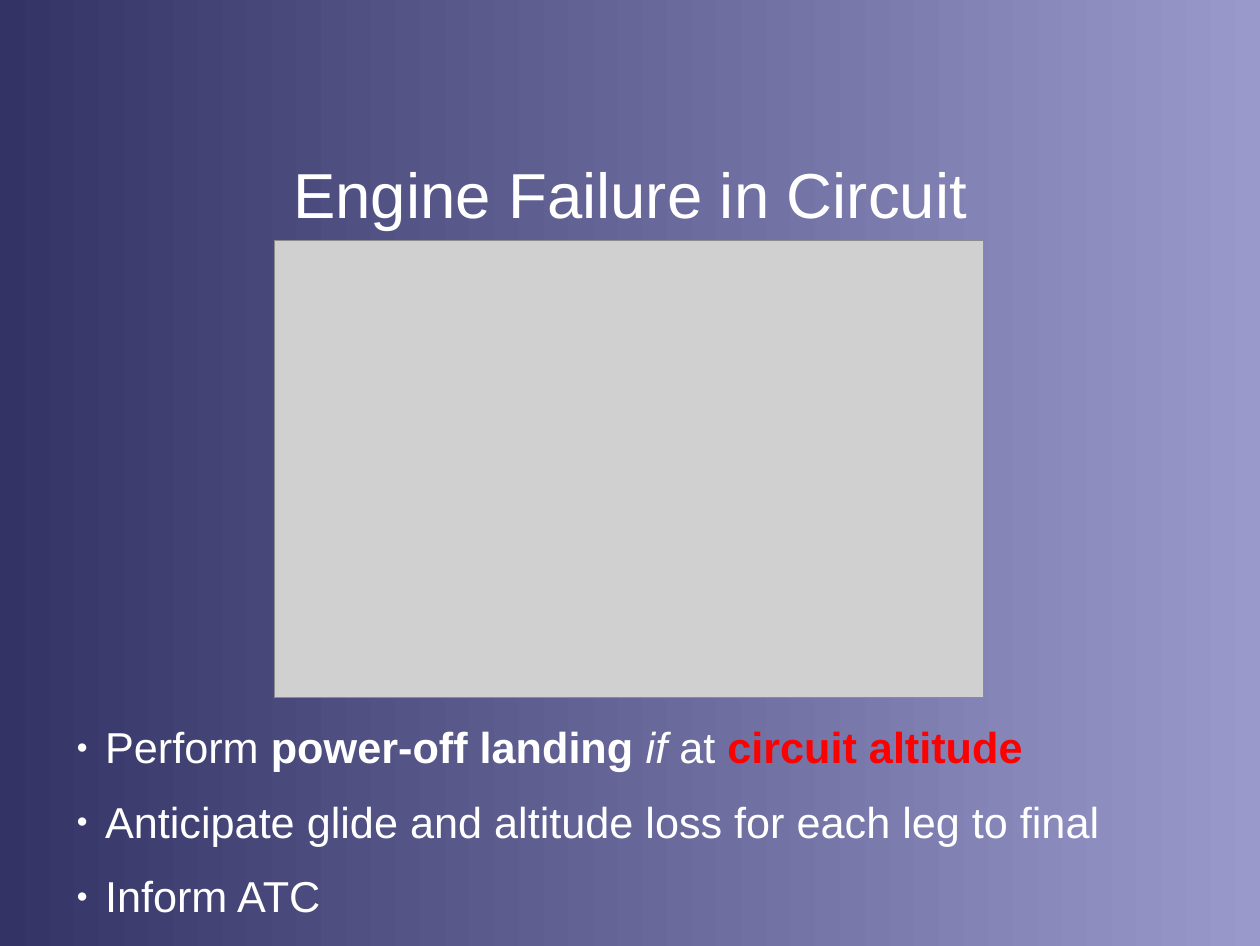
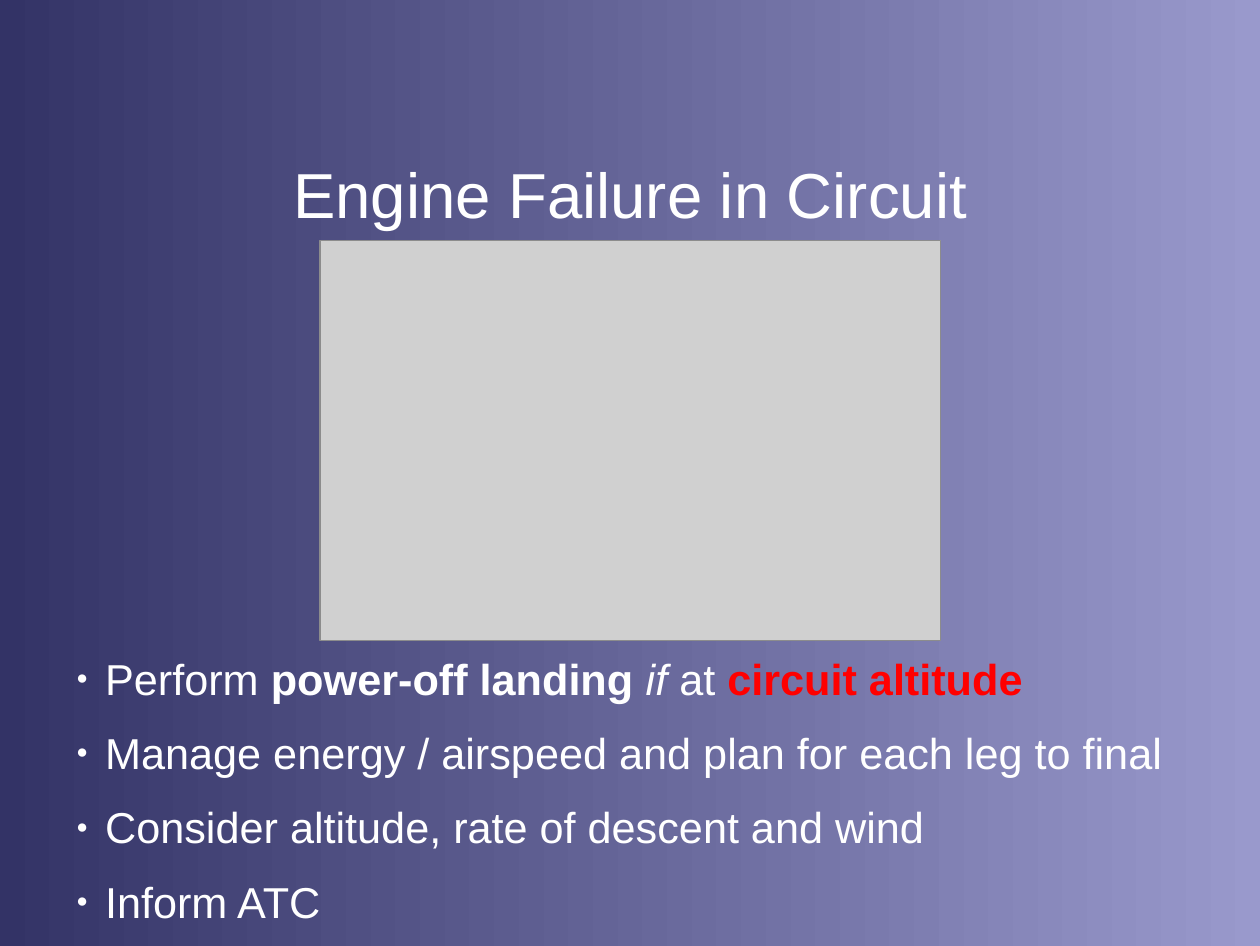
Before and after one commit to stephanheinemann/flight, a slide deck: slide 9 of FI/ForcedLanding/ForcedLanding.odp (slide 8 before the commit). Drawn at 1260x946 pixels with LibreOffice and Linux fonts; fonts in the diff are those of the drawing; grey boxes stand for pictures; background and template pictures are left out. Boxes give left, top, right and bottom in pixels: in the first picture for what was removed or moved away, otherwise in the second. Text is boxed around its words. In the diff, an @@ line names an element or a change of style, - is before the commit and + after.

```diff
--- a/FI/ForcedLanding/ForcedLanding.odp
+++ b/FI/ForcedLanding/ForcedLanding.odp
@@ picture: place and size @@
-picture at <box>274,240,983,697</box>
+picture at <box>320,240,941,640</box>
@@ text "Perform power-off landing if at ...": place and size @@
-text "Perform power-off landing if at ..." at <box>105,731,1099,913</box>
+text "Perform power-off landing if at ..." at <box>105,663,1162,919</box>
@@ text at <box>105,737,1162,849</box>: text changed @@
-● Anticipate glide and altitude loss for each leg to final
+● Manage energy / airspeed and plan for each leg to final
+● Consider altitude, rate of descent and wind
```
Also in this commit, not shown: 9 other slides changed, 2 slides added, 7 slides removed, 7 other files.
